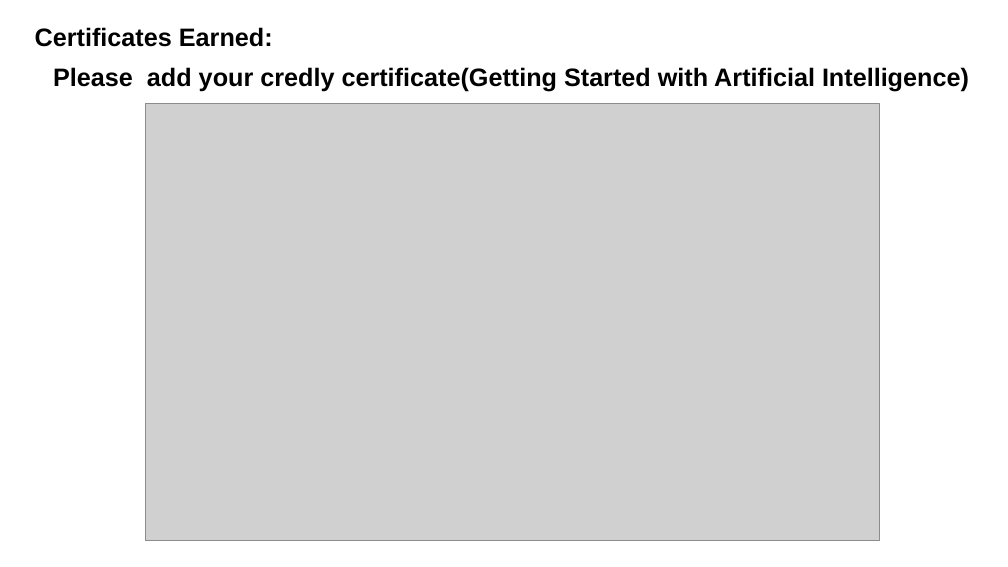
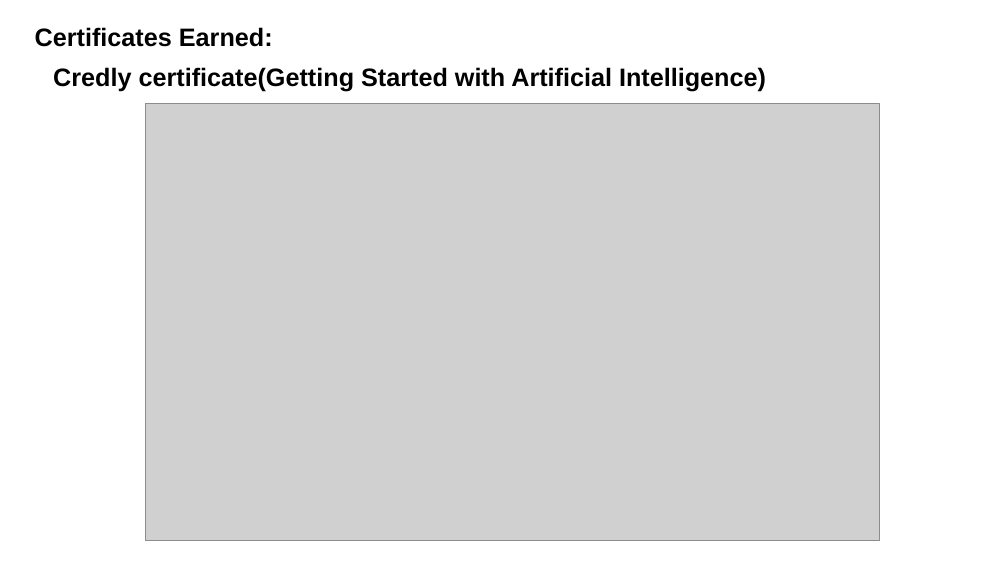
Before and after one commit to naveencoding75/nutrition-agent, a slide deck: slide 18 of Project_Presentation.pptx. Drawn at 1008x567 pixels with LibreOffice and Linux fonts; fonts in the diff are those of the drawing; grey boxes stand for pictures. Boxes give left, top, right and bottom in pixels: in the first picture for what was removed or moved away, otherwise in the second. Text is boxed around its words. In the diff, an @@ line names an element or a change of style, - is before the commit and + after.

```diff
--- a/Project_Presentation.pptx
+++ b/Project_Presentation.pptx
@@ text at (53, 67, 766, 91): text changed @@
-Please add your credly certificate(Getting Started with Artificial Intelligence)
+Credly certificate(Getting Started with Artificial Intelligence)
```
Also in this commit, not shown: 7 other slides changed, 1 other file.
